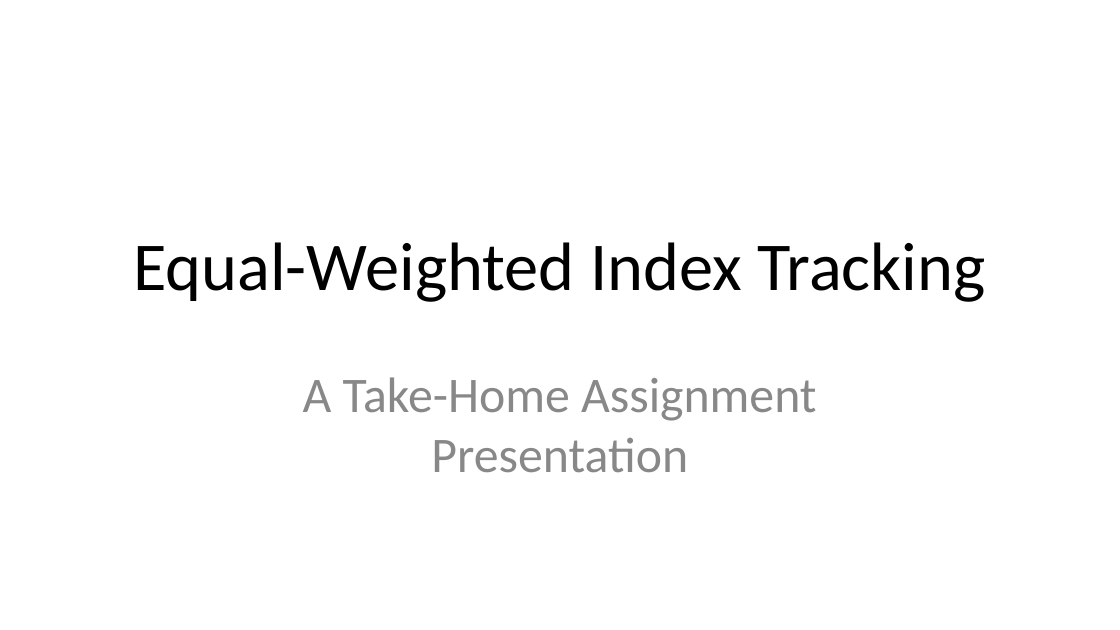
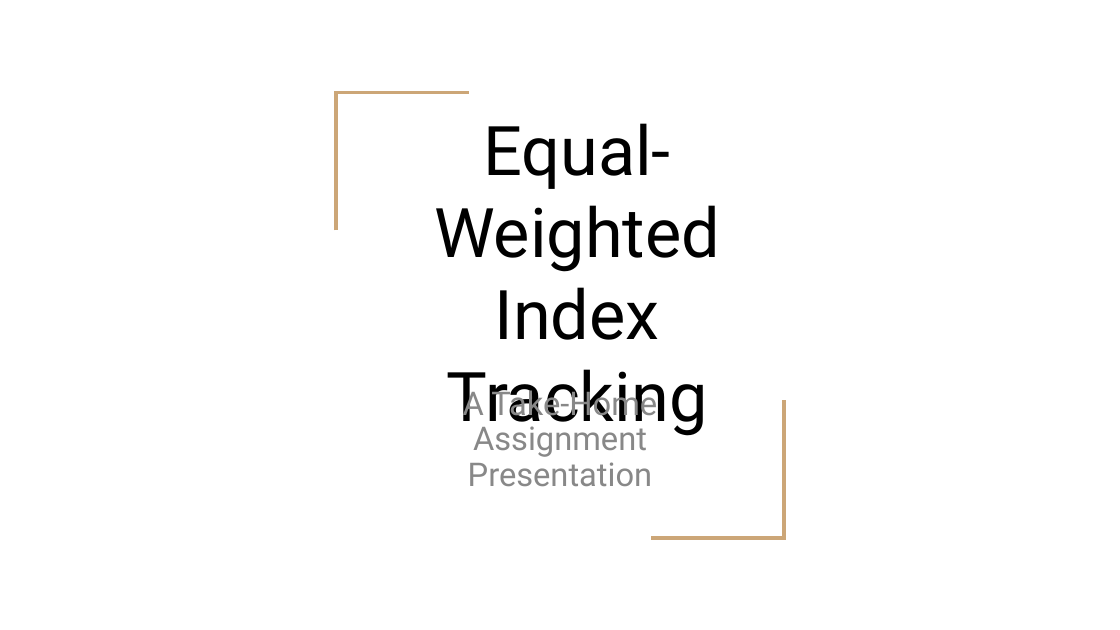
Before and after one commit to anuj-2001/us-stocks-viz, a slide deck: slide 1 of assignment.pptx (slide 2 before the commit). Drawn at 1120x630 pixels with LibreOffice and Linux fonts; fonts in the diff are those of the drawing. Boxes give left, top, right and bottom in pixels: in the first picture for what was removed or moved away, otherwise in the second. Text is boxed around its words. In the diff, an @@ line names an element or a change of style, - is before the commit and + after.

```diff
--- a/assignment.pptx
+++ b/assignment.pptx
@@ freeform shape added at box(336, 93, 468, 231), outline #CCA677 2.25 pt @@
@@ title "Equal-Weighted Index Tracking": place and size @@
-title "Equal-Weighted Index Tracking" at box(133, 242, 985, 302)
+title "Equal-Weighted Index Tracking" at box(434, 123, 720, 437)
@@ title "Equal-Weighted Index Tracking" at box(434, 123, 720, 437): font Calibri to Roboto @@
@@ subtitle "A Take-Home Assignment Presentation": place and size @@
-subtitle "A Take-Home Assignment Presentation" at box(303, 377, 817, 473)
+subtitle "A Take-Home Assignment Presentation" at box(463, 385, 657, 486)
@@ subtitle "A Take-Home Assignment Presentation" at box(463, 385, 657, 486): size 32 to 21 pt, font Calibri to Roboto; line spacing 1 to 0.9 @@
@@ freeform shape added at box(652, 400, 784, 538), outline #CCA677 2.25 pt @@
```
Also in this commit, not shown: 6 other slides changed, 1 slide removed, 2 other files.
